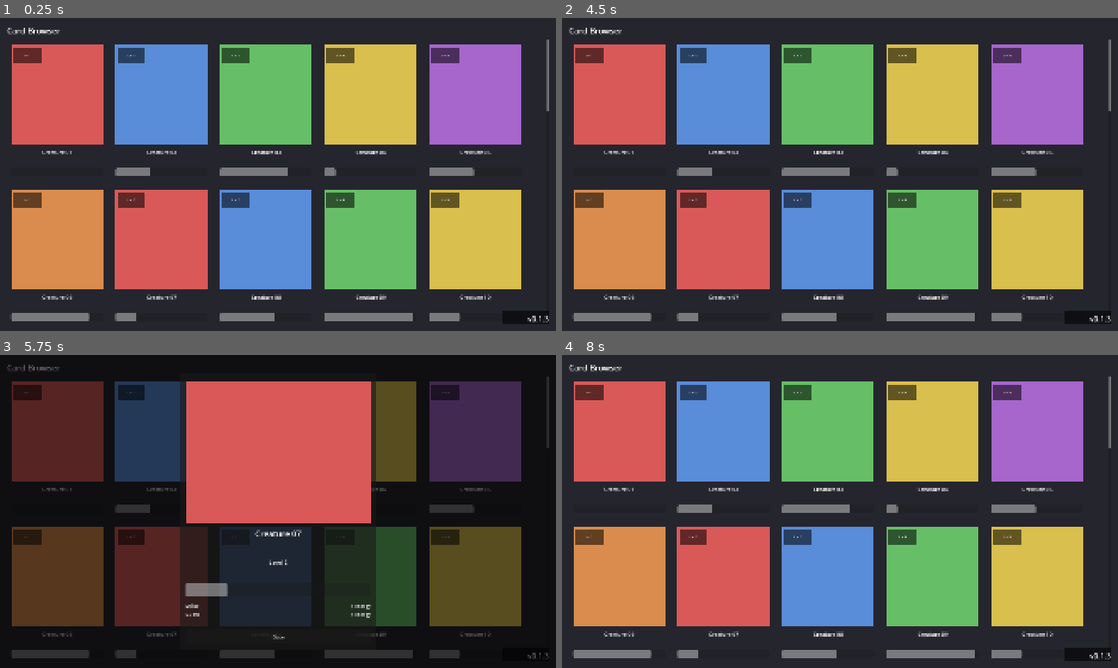
Above: before the commit, frames 1-4 (two rows, left to right).
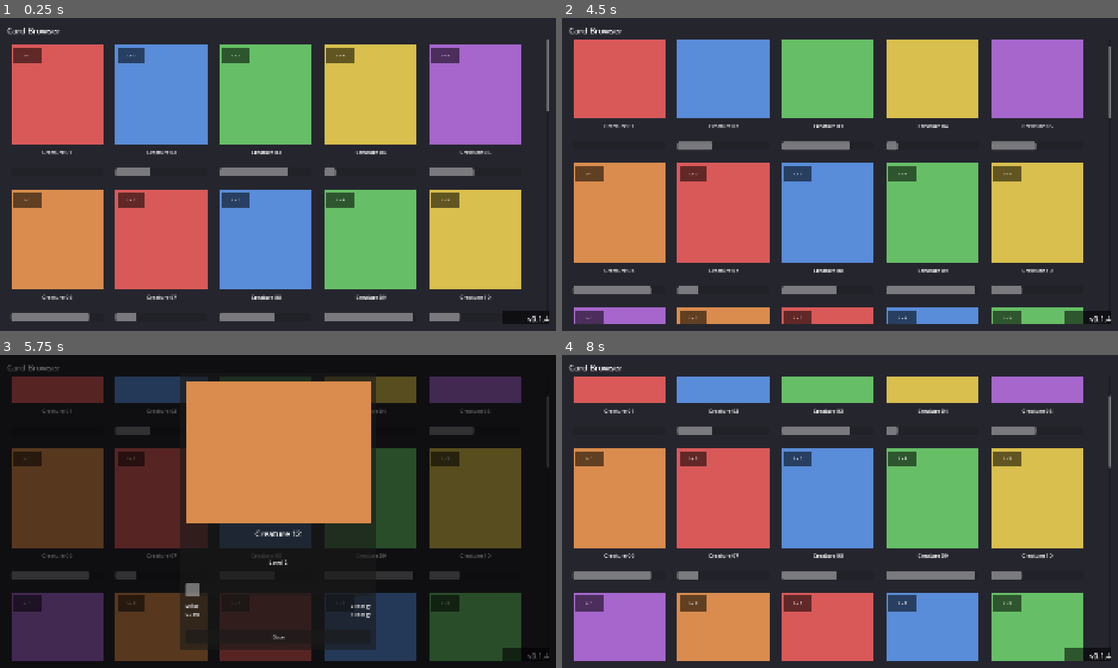
Above: after the commit, the same moments.

Repository: VirtualSteveShow/UnnamedCardGame
Game: Godot game, scene res://scenes/card_browser/card_browser.tscn
The game is run twice, just before and just after one commit, with the same random seed, the same clock (stepped at 60 frames per second) and the same inputs.
Inputs (mouse positions are in pixels of both pictures, inside the frame that each line leads up to):
- Up to frame 1 (0.25 s): no input
- Up to frame 2 (4.5 s): tap Enter at 0.5, 2, 3.5 s; drag from (617, 108) to (895, 105) at 0.52 s; tap Space at 1.25, 2.75 s; drag from (723, 108) to (812, 237) at 1.27 s; move the mouse to (828, 108) at 2.02 s; click (828, 108) at 2.17 s; drag from (934, 108) to (673, 127) at 2.77 s; drag from (1034, 108) to (867, 174) at 3.52 s; drag from (617, 252) to (756, 96) at 4.27 s
- Up to frame 3 (5.75 s): tap Space at 5 s; move the mouse to (161, 589) at 5.02 s; click (161, 589) at 5.17 s
- Up to frame 4 (8 s): drag from (828, 589) to (728, 527) at 5.77 s; drag from (934, 589) to (895, 442) at 6.52 s; drag from (1034, 589) to (812, 574) at 7.27 s

The runs differ from the first frame. In frame 1, less than 0.1% of the frame differs, in the area x 97-99%, y 95-98%; in frame 2, 31%; in frame 3, 61%; in frame 4, 66%, in the area x 2-99%, y 6-98%.

Commit message:
Fix scrolling over cards by forwarding drag manually
Relying on the drag event bubbling up from the card Control to the
parent ScrollContainer on its own turned out not to work in practice
(still broken after dropping Button). Cards now track their own
press/motion/release and, once past the tap threshold, emit
drag_scrolled with the per-frame pointer delta; card_browser.gd applies
that directly to scroll_container.scroll_vertical. No longer depends on
Godot's own gui_input propagation cooperating. Version -> 0.1.4.

Diff:
--- a/game/project.godot
+++ b/game/project.godot
@@ -11,7 +11,7 @@
 [application]
 
 config/name="Unnamed Card Game"
-config/version="0.1.3"
+config/version="0.1.4"
 run/main_scene="res://scenes/card_browser/card_browser.tscn"
 config/features=PackedStringArray("4.7", "GL Compatibility")
 config/icon="res://icon.svg"
--- a/game/scenes/card_browser/card_browser.gd
+++ b/game/scenes/card_browser/card_browser.gd
@@ -47,6 +47,7 @@
 		grid.add_child(item)
 		item.setup(card_data)
 		item.card_selected.connect(_on_card_selected)
+		item.drag_scrolled.connect(_on_card_drag_scrolled)
 		_card_items.append(item)
 
 
@@ -124,3 +125,12 @@
 
 func _on_card_selected(card_data: CardData) -> void:
 	detail_overlay.show_card(card_data)
+
+
+## Cards forward their own drag movement here instead of relying on it
+## reaching the ScrollContainer on its own, since a Control sitting on
+## top of a ScrollContainer swallowing the hit turned out to block that
+## in practice. Content follows the finger, so the scroll offset moves
+## opposite the drag delta.
+func _on_card_drag_scrolled(delta: Vector2) -> void:
+	scroll_container.scroll_vertical -= roundi(delta.y)
--- a/game/scenes/card_browser/card_item.gd
+++ b/game/scenes/card_browser/card_item.gd
@@ -1,16 +1,20 @@
 extends Control
 ## A single card thumbnail shown in the card browser grid.
 ##
-## Deliberately NOT a Button: BaseButton calls accept_event() when it
-## handles a press, which stops that input from bubbling up to the
-## parent ScrollContainer -- so dragging to scroll never worked if the
-## drag started on top of a card. This tracks press/release itself and
-## only fires card_selected if the pointer didn't move past
-## DRAG_CANCEL_DISTANCE between them, letting anything past that count
-## as a scroll drag instead and fall through to the ScrollContainer.
-## Same "touch slop" behavior any native scrollable list uses.
+## Deliberately NOT a Button, and deliberately does NOT rely on the
+## touch/drag reaching the parent ScrollContainer on its own (that
+## turned out to be unreliable in practice). Instead this tracks
+## press/motion/release itself: small movement counts as a tap
+## (card_selected), anything past DRAG_CANCEL_DISTANCE counts as a
+## scroll drag and is forwarded frame-by-frame via drag_scrolled so
+## card_browser.gd can scroll the list on our behalf. Same "touch slop"
+## behavior any native scrollable list uses.
 
 signal card_selected(card_data: CardData)
+## Emitted with the pointer's movement (this frame) once a press has
+## moved past DRAG_CANCEL_DISTANCE, so the browser can apply it to the
+## ScrollContainer directly.
+signal drag_scrolled(delta: Vector2)
 
 ## How far (px, in this Control's local space) the pointer can move
 ## between press and release before it counts as a drag instead of a
@@ -25,7 +29,9 @@
 var card_data: CardData
 
 var _press_position := Vector2.ZERO
+var _last_position := Vector2.ZERO
 var _is_pressed := false
+var _is_dragging := false
 
 
 func setup(data: CardData) -> void:
@@ -40,13 +46,17 @@
 	if event is InputEventMouseButton and event.button_index == MOUSE_BUTTON_LEFT:
 		if event.pressed:
 			_is_pressed = true
+			_is_dragging = false
 			_press_position = event.position
+			_last_position = event.position
 		elif _is_pressed:
 			_is_pressed = false
-			if event.position.distance_to(_press_position) <= DRAG_CANCEL_DISTANCE:
+			if not _is_dragging:
 				card_selected.emit(card_data)
+			_is_dragging = false
 	elif event is InputEventMouseMotion and _is_pressed:
-		if event.position.distance_to(_press_position) > DRAG_CANCEL_DISTANCE:
-			# Moved too far to still be a tap; stop tracking so a
-			# release back near the start doesn't fire a stale click.
-			_is_pressed = false
+		if not _is_dragging and event.position.distance_to(_press_position) > DRAG_CANCEL_DISTANCE:
+			_is_dragging = true
+		if _is_dragging:
+			drag_scrolled.emit(event.position - _last_position)
+		_last_position = event.position
Not shown, changed: game/export_presets.cfg
